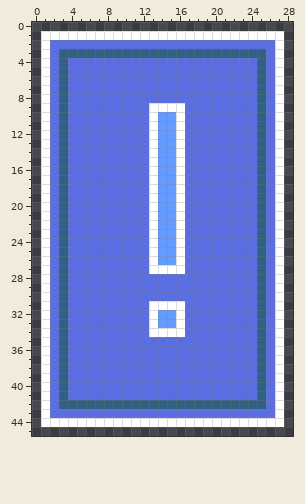
One commit to this pixel-art file: Assets/AnimationImporter-master/UI_Launch_btn.ase. Above: the version before the commit.
29x46 pixels, 1 frame.
The result:
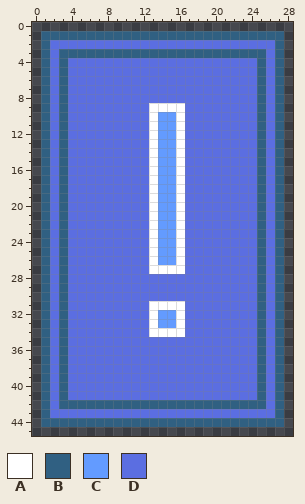
Palette (. is transparent): A #ffffff  B #306082  C #639bff  D #5b6ee1
Edits made:
Layer "launch":
The edit turns colour A into colour B in row 1 at x 1 to 27; in rows 2 to 43 at x 1 and 27; in row 44 at x 1 to 27.
Pixel boxes of the changes (left, top, right, bottom) in both pictures:
changed: (41, 31, 284, 427)
